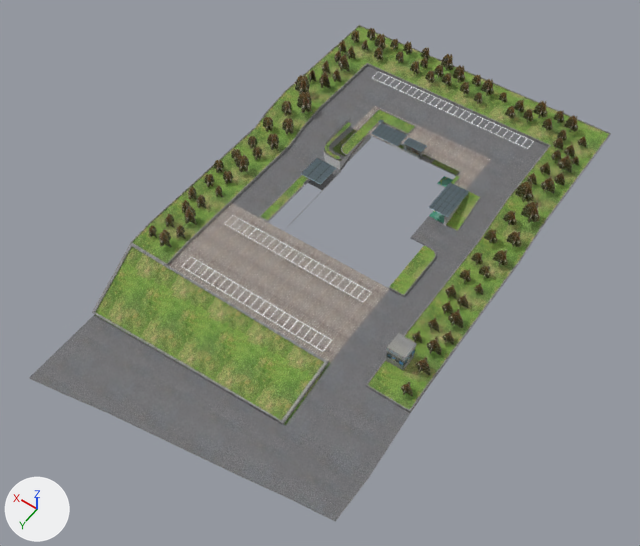
One commit to the OBJ model assets/loucengzu/YQ-waiwei.obj: the scene before it, then after it.
One viewpoint serves both versions: a camera (50 mm lens) standing at (-133390.0, 234822.0, 265288.0) and looking at (-8719.0, 60283.0, -8988.0). Every picture has the same lights, and +X, +Y and +Z are marked at lower left. Where no turn or scale is listed for an object, it has been applied to the vertices.

The scene before the commit, as lines of its bpy script (objects in view):
```python
me_yq_waiwei = bpy.data.meshes.new('YQ-waiwei')
me_yq_waiwei.from_pydata(...)  # 8145 vertices, 5950 faces; spans x -72330.0..56215.0, y -62607.0..157460.0, z -18161.0..17149.0
me_yq_waiwei.materials.append(mat_11___default)  # picture img_tingzi_png
me_yq_waiwei.materials.append(mat_yq_tcw)  # white #ffffff
me_yq_waiwei.materials.append(mat_19___default)
me_yq_waiwei.materials.append(mat_caodi)  # picture img_caoping_jpg
me_yq_waiwei.materials.append(mat_taijiea)  # picture img_waidiban_png
me_yq_waiwei.materials.append(mat_waiqiang)  # picture img_qiangmian_png
me_yq_waiwei.materials.append(mat_waiweizizhuan)  # picture img_cizhuan_jpg
me_yq_waiwei.materials.append(mat_malu)  # picture img_xiapo_png
me_yq_waiwei.materials.append(mat_dixiashi)  # picture img_dixiashi_png
me_yq_waiwei.materials.append(mat_caoping)  # picture img_caoping_jpg
me_yq_waiwei.materials.append(mat_jinshu)  # picture img_jinshu_jpg
me_yq_waiwei.materials.append(mat_boli)  # picture img_boli_jpg
me_yq_waiwei.materials.append(mat_cizhuan)  # picture img_waidiban_png
me_yq_waiwei.materials.append(mat_dizhuan2)  # picture img_dizhuan_dinglou_jpg
me_yq_waiwei.materials.append(mat_damen)  # picture img_damen_jpg
ob_yq_waiwei = bpy.data.objects.new('YQ-waiwei', me_yq_waiwei)
ob_yq_waiwei.location = (0.0, 0.0, 0.0)
```
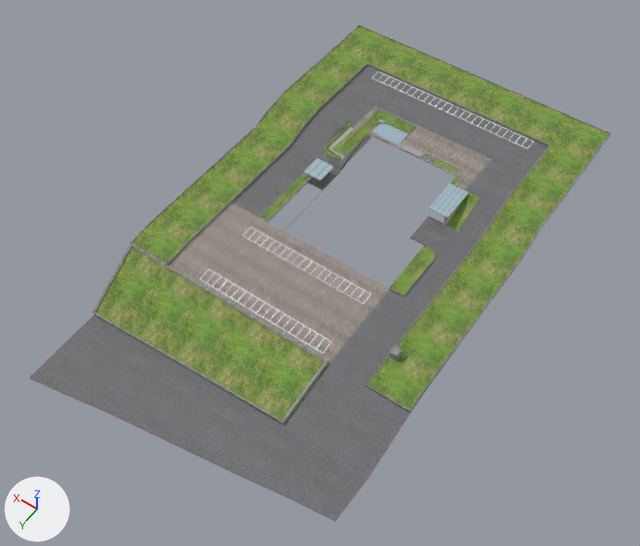
The change in detail:
Material 'boliding' (mat_boliding) is new.
Its texture is img_boli_jpg.
Its roughness is 0.9.
Its alpha is 0.9.
me_yq_waiwei is used by ob_yq_waiwei; location (0.0, 0.0, 0.0).
me_yq_waiwei had 8145 vertices, 5950 faces and spanned x -72330.0..56215.0, y -62607.0..157460.0, z -18161.0..17149.0.
me_yq_waiwei now has 3403 vertices, 2883 faces and spans x -72330.0..56215.0, y -62607.0..157460.0, z -18161.0..7515.0.
me_yq_waiwei part 1: the loose piece of 70 vertices spanning x -31280.0..-13631.0, y -6379.0..-3461.0, z 4825.0..5451.0 is rebuilt with 70 vertices and now spans x -31129.0..-13637.0, y -7385.0..-4467.0, z 4597.0..5511.0.
me_yq_waiwei part 2: the loose piece of 26 vertices spanning x -13638.0..-5816.0, y -6533.0..-3704.0, z 5083.0..5517.0 is rebuilt with 26 vertices and now spans x -13638.0..-5816.0, y -7238.0..-3972.0, z 5083.0..5517.0.
me_yq_waiwei part 3: 279 loose pieces with 5426 vertices, spanning x -70964.0..54762.0, y -61400.0..94384.0, z -384.0..17149.0, are deleted.
me_yq_waiwei part 4: 73 vertices removed from x -38177.0..21852.0, y -10020.0..31144.0, z -5541.0..6113.0; 429 vertices added at x -40134.0..21852.0, y -13019.0..33142.0, z -1014.0..6371.0.
me_yq_waiwei part 5: 152 vertices added at x -34309.0..22881.0, y 62962.0..68727.0, z 94.0.
me_yq_waiwei part 6: 152 vertices added at x -34309.0..22881.0, y 88649.0..94387.0, z -861.0..-313.0.
me_yq_waiwei part 7: 24 vertices added at x -57805.0..-54674.0, y 79777.0..82909.0, z 845.0..4485.0.
me_yq_waiwei no longer uses material mat_19___default.
me_yq_waiwei no longer uses material mat_dixiashi (picture img_dixiashi_png).
me_yq_waiwei no longer uses material mat_boli (picture img_boli_jpg).
me_yq_waiwei no longer uses material mat_damen (picture img_damen_jpg).
me_yq_waiwei now uses material mat_boliding (picture img_boli_jpg).

Pixel boxes [x1, y1, x2, y2] of what changed, in the pictures (640 x 546 px):
part 1 of me_yq_waiwei, rebuilt: before [419, 154, 460, 175]; after [421, 153, 461, 174]
part 2 of me_yq_waiwei, rebuilt: before [404, 150, 423, 158]; after [404, 146, 424, 158]
part 3 of me_yq_waiwei, deleted: before [149, 28, 587, 396]
part 4 of me_yq_waiwei, built on: before [324, 135, 453, 245]; after [303, 119, 469, 246]
part 5 of me_yq_waiwei, added: after [242, 227, 371, 304]
part 6 of me_yq_waiwei, added: after [200, 269, 332, 353]
part 7 of me_yq_waiwei, added: after [389, 345, 402, 361]
